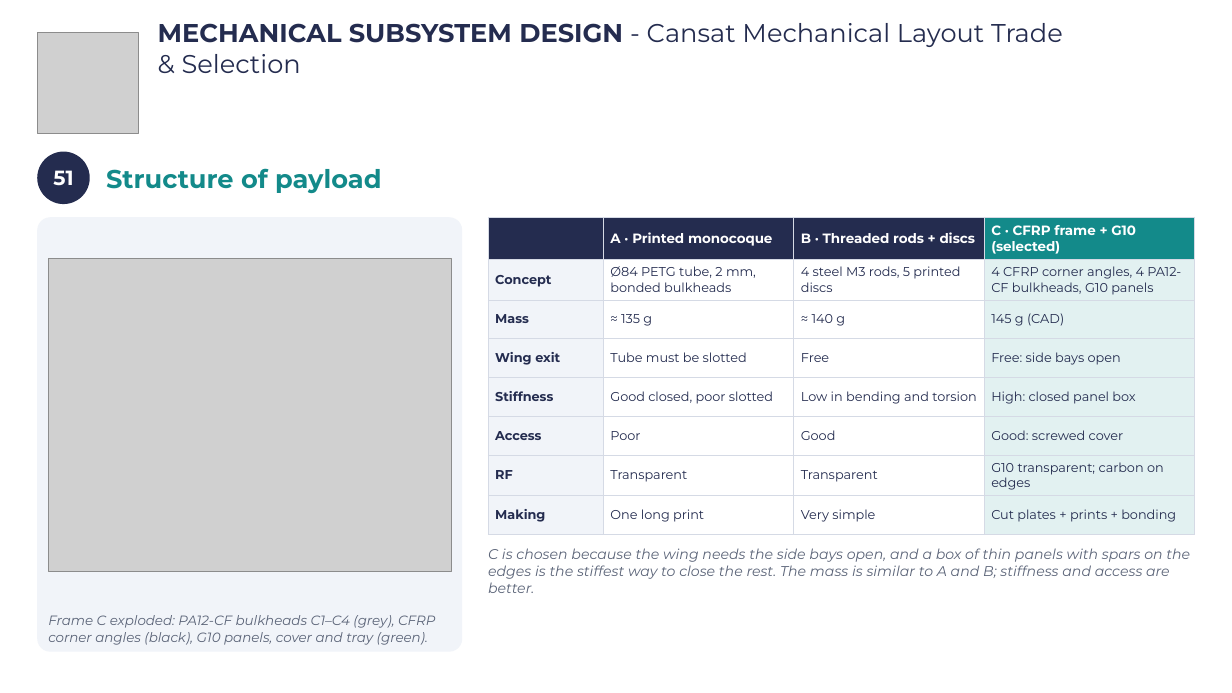
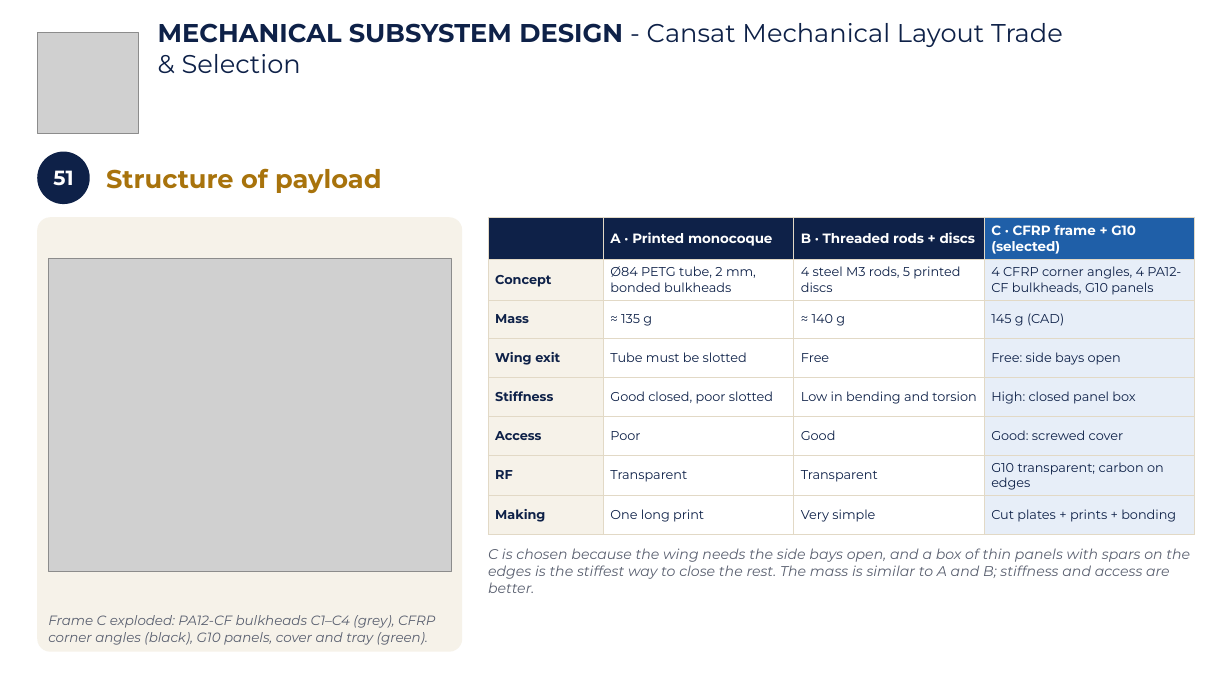
Before and after one commit to Caetano18/proyecto, a slide deck: slide 54 of cansat_pdr/laminas_plantilla/CanSat_PDR_Hermes_mecanica.pptx. Drawn at 1232x693 pixels with LibreOffice and Linux fonts; fonts in the diff are those of the drawing; grey boxes stand for pictures; background and template pictures are left out. Boxes give left, top, right and bottom in pixels: in the first picture for what was removed or moved away, otherwise in the second. Text is boxed around its words. In the diff, an @@ line names an element or a change of style, - is before the commit and + after.

```diff
--- a/cansat_pdr/laminas_plantilla/CanSat_PDR_Hermes_mecanica.pptx
+++ b/cansat_pdr/laminas_plantilla/CanSat_PDR_Hermes_mecanica.pptx
@@ text "MECHANICAL SUBSYSTEM DESIGN - Cansat ..." at [158, 23, 1063, 73]: text colour #242C4F to #0E2148 @@
@@ ellipse "51" at [37, 152, 90, 204]: fill #242C4F to #0E2148 @@
@@ text "Structure of payload" at [106, 168, 382, 194]: text colour #138A8A to #A8730C @@
@@ rounded rectangle at [37, 217, 462, 652]: fill #F1F4F9 to #F6F2E9 @@
@@ table at [488, 217, 1195, 531] @@
@@ fill #242C4F to #0E2148 in 3 cells @@
@@ fill #138A8A to #1F5FA8 in row 1, column 4 @@
@@ fill #F1F4F9 to #F6F2E9 in 7 cells @@
@@ fill #E2F1F1 to #E7EEF8 in 7 cells @@
@@ text colour #242C4F to #0E2148 in "Concept", "Ø84 PETG tube, 2 mm, bonded bulkheads", "4 steel M3 rods, 5 printed discs", "4 CFRP corner angles, 4 PA12-CF bulkheads, ..." and 24 more places @@
@@ borders changed @@
@@ text "Frame C exploded: PA12-CF bulkheads ..." at [48, 615, 435, 645]: text colour #5B6478 to #5A6070 @@
```
Also in this commit, not shown: 104 other slides changed, 10 other files.
